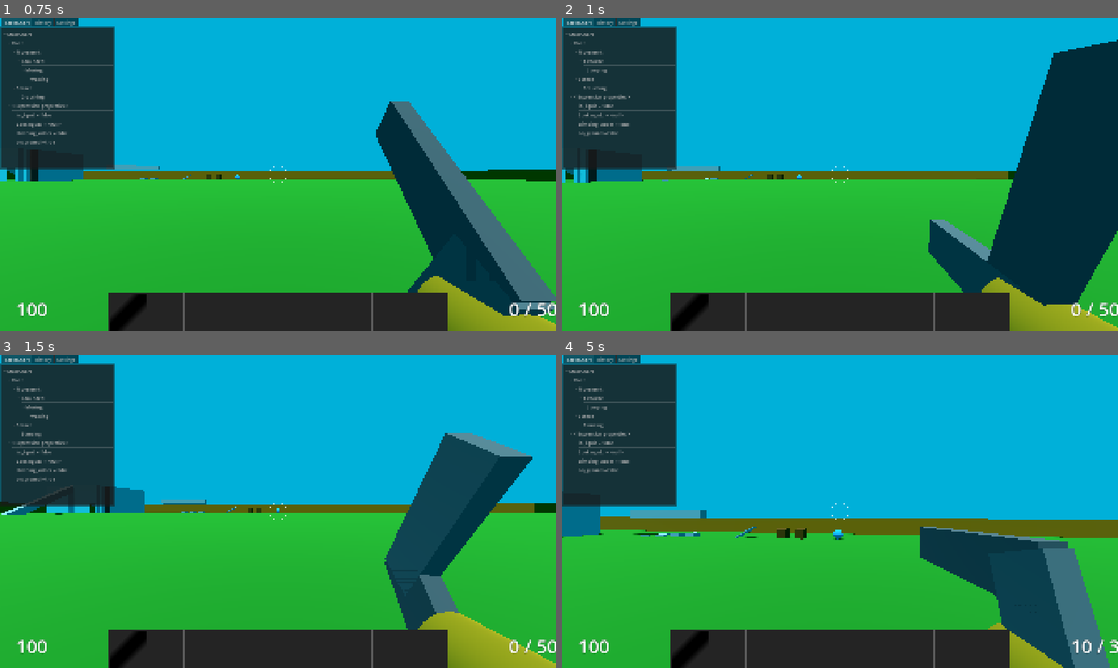
Above: before the commit, frames 1-4 (two rows, left to right).
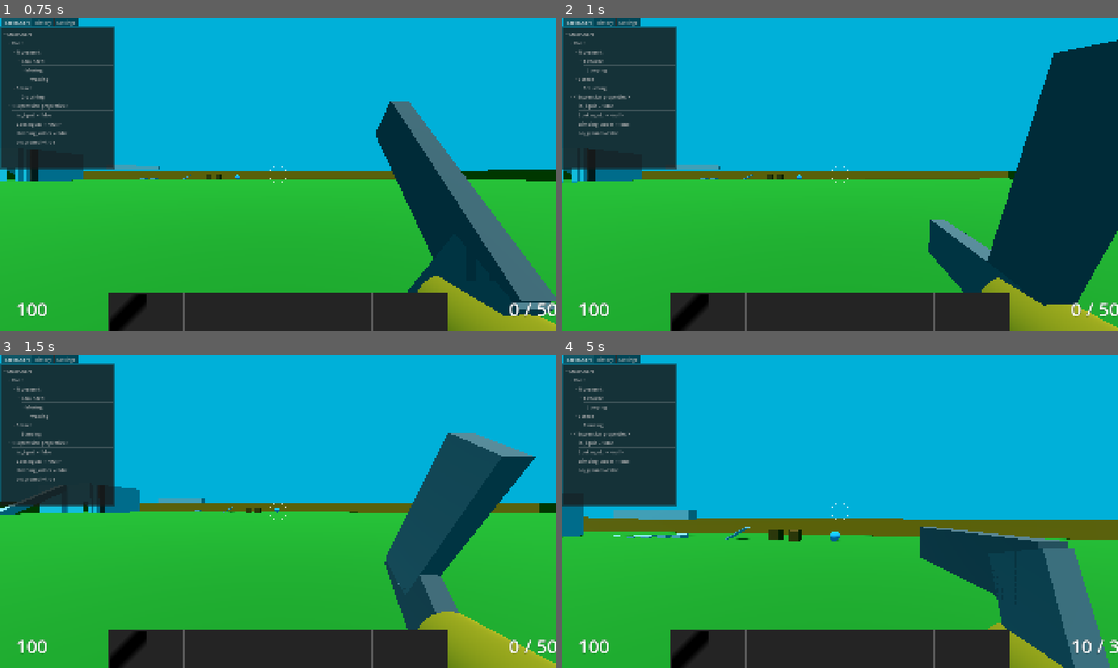
Above: after the commit, the same moments.

Repository: janisl/rpg-core
Game: Godot game, scene res://systems/main_scene.tscn
The game is run twice, just before and just after one commit, with the same random seed, the same clock (stepped at 60 frames per second) and the same inputs.
Inputs (mouse positions are in pixels of both pictures, inside the frame that each line leads up to):
- Up to frame 1 (0.75 s): move the mouse to (305, 174) at 0.52 s; hold W (forward) from 0.53 s (still down); hold Shift (crouch) from 0.53 s (still down)
- Up to frame 2 (1 s): keep holding W (forward); keep holding Shift (crouch); tap Space (jump) at 0.77 s; tap Ctrl (sprint) at 0.8 s
- Up to frame 3 (1.5 s): keep holding W (forward); move the mouse to (250, 511) at 1.27 s; release Shift (crouch) at 1.28 s; tap Ctrl (sprint) at 1.35 s
- Up to frame 4 (5 s): keep holding W (forward); tap Space (jump) at 1.52, 3.02, 3.77, 4.52 s; tap Shift (crouch) at 1.55, 3.05, 4.55 s; move the mouse to (851, 505) at 2.02 s; hold Shift (crouch) 2.03-2.78 s; tap Ctrl (sprint) at 2.3, 3.8, 4.35 s; move the mouse to (834, 517) at 2.77 s; tap T (cycle_ammo) at 2.85 s; move the mouse to (878, 514) at 3.52 s; press the mouse at (878, 514) at 3.53 s; move the mouse to (795, 508) at 4.27 s; release the mouse at (795, 508) at 4.28 s

Frame 1 is identical in both runs. In frame 2, 0.2% of the frame differs, in the area x 0-81%, y 41-78%; in frame 3, 1.2%; in frame 4, 1.4%, in the area x 0-100%, y 43-60%.

Commit message:
Clean-up airborne state.

Diff:
--- a/actors/player/player.tscn
+++ b/actors/player/player.tscn
@@ -1789,10 +1789,8 @@
 [connection signal="state_processing" from="StateChart/Root/Movement/Grounded/Idle" to="MovementHandlers/GroundMovement" method="_on_idle_state_processing"]
 [connection signal="state_processing" from="StateChart/Root/Movement/Grounded/Moving" to="MovementHandlers/GroundMovement" method="_on_moving_state_processing"]
 [connection signal="state_entered" from="StateChart/Root/Movement/Grounded/Moving/Walking" to="MovementHandlers/GroundMovement" method="_on_walking_state_entered"]
-[connection signal="state_entered" from="StateChart/Root/Movement/Grounded/Moving/Walking" to="MovementHandlers/AirborneMovement" method="_on_walking_state_entered"]
 [connection signal="state_processing" from="StateChart/Root/Movement/Grounded/Moving/Walking" to="MovementHandlers/GroundMovement" method="_on_walking_state_processing"]
 [connection signal="state_entered" from="StateChart/Root/Movement/Grounded/Moving/Sprinting" to="MovementHandlers/GroundMovement" method="_on_sprinting_state_entered"]
-[connection signal="state_entered" from="StateChart/Root/Movement/Grounded/Moving/Sprinting" to="MovementHandlers/AirborneMovement" method="_on_sprinting_state_entered"]
 [connection signal="state_processing" from="StateChart/Root/Movement/Grounded/Moving/Sprinting" to="MovementHandlers/GroundMovement" method="_on_sprinting_state_processing"]
 [connection signal="state_physics_processing" from="StateChart/Root/Movement/Airborne" to="MovementHandlers/AirborneMovement" method="_on_airborne_state_physics_processing"]
 [connection signal="state_processing" from="StateChart/Root/Movement/Airborne/Jumping" to="MovementHandlers/AirborneMovement" method="_on_jumping_state_processing"]
@@ -1800,11 +1798,9 @@
 [connection signal="state_physics_processing" from="StateChart/Root/Movement/ClimbingLadder" to="MovementHandlers/LadderMovement" method="_on_climbing_ladder_state_physics_processing"]
 [connection signal="state_entered" from="StateChart/Root/Stance/Standing" to="." method="_on_standing_state_entered"]
 [connection signal="state_entered" from="StateChart/Root/Stance/Standing" to="MovementHandlers/GroundMovement" method="_on_standing_state_entered"]
-[connection signal="state_entered" from="StateChart/Root/Stance/Standing" to="MovementHandlers/AirborneMovement" method="_on_standing_state_entered"]
 [connection signal="state_physics_processing" from="StateChart/Root/Stance/Standing" to="." method="_on_standing_state_physics_processing"]
 [connection signal="state_entered" from="StateChart/Root/Stance/Crouching" to="." method="_on_crouching_state_entered"]
 [connection signal="state_entered" from="StateChart/Root/Stance/Crouching" to="MovementHandlers/GroundMovement" method="_on_crouching_state_entered"]
-[connection signal="state_entered" from="StateChart/Root/Stance/Crouching" to="MovementHandlers/AirborneMovement" method="_on_crouching_state_entered"]
 [connection signal="state_physics_processing" from="StateChart/Root/Stance/Crouching" to="." method="_on_crouching_state_physics_processing"]
 [connection signal="state_physics_processing" from="StateChart/Root/Stance/LyingDead" to="." method="_on_lying_dead_state_physics_processing"]
 [connection signal="died" from="HealthAttribute" to="." method="_on_health_attribute_died"]
--- a/actors/player/player_airborne_movement_handler.gd
+++ b/actors/player/player_airborne_movement_handler.gd
@@ -5,34 +5,13 @@
 @export var player: Player
 
 @export_group("Movement settings")
-@export var acceleration := 0.2
-@export var deceleration := 0.5
+@export var acceleration := 0.02
+@export var deceleration := 0.05
 @export var default_speed := 7.0
-@export var sprint_speed := 3.0
-@export var crouch_speed := -5.0
 
 @export_group("Effect settings")
 @export var fall_velocity_threshold := -5.0
 @export var fall_kick := 2.0
-
-var _sprint_modifier := 0.0
-var _crouch_modifier := 0.0
-
-
-func _on_walking_state_entered() -> void:
-	_sprint_modifier = 0
-
-
-func _on_sprinting_state_entered() -> void:
-	_sprint_modifier = sprint_speed
-
-
-func _on_standing_state_entered() -> void:
-	_crouch_modifier = 0
-
-
-func _on_crouching_state_entered() -> void:
-	_crouch_modifier = crouch_speed
 
 
 func _on_airborne_state_physics_processing(delta: float) -> void:
@@ -40,15 +19,14 @@
 
 	player.velocity += player.get_gravity() * delta
 
-	var speed_modifier = _sprint_modifier + _crouch_modifier
-	var speed = default_speed + speed_modifier
+	var speed = default_speed
 
 	var current_velocity = Vector2(player.velocity.x, player.velocity.z)
 	var direction := (player.transform.basis * Vector3(player.input_dir.x, 0, player.input_dir.y)).normalized()
 	if direction:
-		current_velocity = lerp(current_velocity, Vector2(direction.x, direction.z) * speed, acceleration * 0.1)
+		current_velocity = lerp(current_velocity, Vector2(direction.x, direction.z) * speed, acceleration)
 	else:
-		current_velocity = current_velocity.move_toward(Vector2.ZERO, deceleration * 0.1)
+		current_velocity = current_velocity.move_toward(Vector2.ZERO, deceleration)
 
 	player.velocity.x = current_velocity.x
 	player.velocity.z = current_velocity.y
